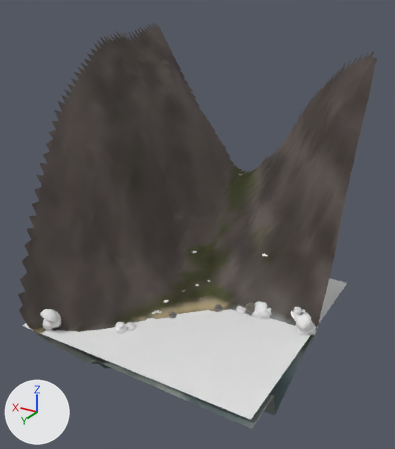
What one commit did to the glTF model eloria-assets/maps/continent-v2/pinebrow/client/chunks/08_10/world.glb.
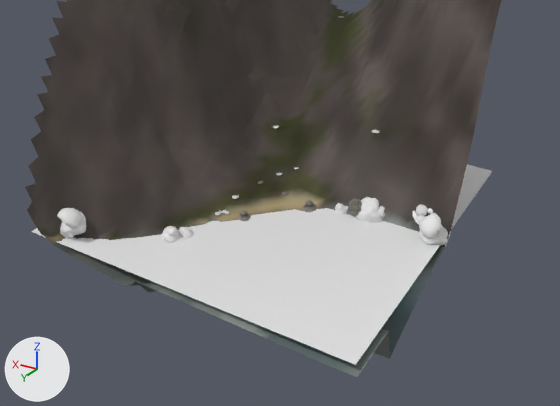
The first picture shows the older version from a 50 mm camera at (-243.6, 177.6, 117.2) aimed at (-146.8, 16.3, 36.5). The close-ups show the older and then the newer version on the part from 0% to 100% of the width and 36% to 100% of the height of that picture. Only the edits that show in the close-ups are written down. Lighting does not change. The marker at lower left points along +X, +Y and +Z. Where no turn or scale is listed for an object, it has been applied to the vertices.

The older version as bpy lines, for what is in view:
```python
ob_kit_coastal_boulders_1 = bpy.data.objects.new('kit-coastal-boulders-1', me_mesh_7)
ob_kit_coastal_boulders_1.parent = ob_authored_sw_isle_kit_coastal_boulders_1_011
ob_kit_coastal_boulders_1.location = (0.0, 0.0, 0.0)
ob_kit_coastal_boulders_1_001 = bpy.data.objects.new('kit-coastal-boulders-1.001', me_mesh_7)
ob_kit_coastal_boulders_1_001.parent = ob_authored_sw_isle_kit_coastal_boulders_1_012
ob_kit_coastal_boulders_1_001.location = (0.0, 0.0, 0.0)
ob_kit_coastal_boulders_1_002 = bpy.data.objects.new('kit-coastal-boulders-1.002', me_mesh_7)
ob_kit_coastal_boulders_1_002.parent = ob_authored_sw_isle_kit_coastal_boulders_1_058
ob_kit_coastal_boulders_1_002.location = (0.0, 0.0, 0.0)
ob_kit_coastal_boulders_3 = bpy.data.objects.new('kit-coastal-boulders-3', me_mesh_8)
ob_kit_coastal_boulders_3.parent = ob_authored_sw_isle_kit_coastal_boulders_3_063
ob_kit_coastal_boulders_3.location = (0.0, 0.0, 0.0)
ob_kit_coastal_boulders_4 = bpy.data.objects.new('kit-coastal-boulders-4', me_mesh_9)
ob_kit_coastal_boulders_4.parent = ob_authored_sw_isle_kit_coastal_boulders_4_046
ob_kit_coastal_boulders_4.location = (0.0, 0.0, 0.0)
ob_kit_coastal_boulders_4_001 = bpy.data.objects.new('kit-coastal-boulders-4.001', me_mesh_9)
ob_kit_coastal_boulders_4_001.parent = ob_authored_sw_isle_kit_coastal_boulders_4_047
ob_kit_coastal_boulders_4_001.location = (0.0, 0.0, 0.0)
ob_kit_coastal_rock_1 = bpy.data.objects.new('kit-coastal-rock-1', me_mesh_10)
ob_kit_coastal_rock_1.parent = ob_authored_sw_isle_kit_coastal_rock_1_067
ob_kit_coastal_rock_1.location = (0.0, 0.0, 0.0)
ob_kit_heather_clump_2 = bpy.data.objects.new('kit-heather-clump-2', me_mesh_0)
ob_kit_heather_clump_2.parent = ob_westhavenroot
ob_kit_heather_clump_2.location = (0.0, 0.0, 0.0)
ob_terrain_pinebrow_08_10 = bpy.data.objects.new('Terrain_pinebrow_08_10', me_terrain_pinebrow_08_10)
ob_terrain_pinebrow_08_10.location = (-734.0, 7931.0, 0.0)
# also in view: 'Water_pinebrow_08_10' at (-144.0, 13.0, 0.0); 'AuthoredGround_pinebrowBase_pinebrow_08_10' at (-144.0, 13.0, 46.3)
```
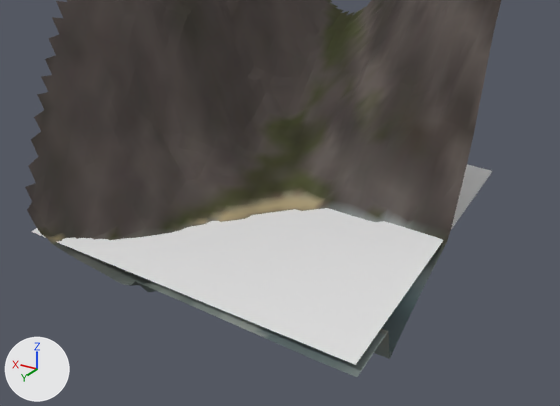
Location of each change, (x1, y1, x2, y2) in pixels of the close-ups (560 x 406 px):
'kit-coastal-boulders-4.001', no longer drawn
    before: (419, 213, 451, 246)
'kit-coastal-boulders-4', no longer drawn
    before: (57, 208, 86, 239)
'kit-coastal-rock-1', no longer drawn
    before: (356, 197, 385, 223)
'kit-coastal-boulders-3', no longer drawn
    before: (160, 226, 181, 242)
'kit-coastal-rock-3', no longer drawn
    before: (412, 205, 433, 225)
'kit-coastal-boulders-1.002', no longer drawn
    before: (349, 199, 362, 217)
'kit-coastal-rock-2', no longer drawn
    before: (178, 227, 194, 239)
'kit-coastal-boulders-1.001', no longer drawn
    before: (303, 200, 317, 212)
'kit-coastal-rock-2.001', no longer drawn
    before: (335, 203, 348, 214)
'kit-coastal-boulders-1', no longer drawn
    before: (238, 211, 251, 221)
'kit-heather-clump-2', no longer drawn
    before: (215, 210, 229, 215)

The edits, one by one:
Object 'kit-heather-clump-2' (ob_kit_heather_clump_2) now shows nothing instead of me_mesh_0.
Object 'kit-coastal-boulders-1' (ob_kit_coastal_boulders_1) now shows nothing instead of me_mesh_7.
Object 'kit-coastal-boulders-1.001' (ob_kit_coastal_boulders_1_001) now shows nothing instead of me_mesh_7.
Object 'kit-coastal-boulders-1.002' (ob_kit_coastal_boulders_1_002) now shows nothing instead of me_mesh_7.
Object 'kit-coastal-boulders-3' (ob_kit_coastal_boulders_3) now shows nothing instead of me_mesh_8.
Object 'kit-coastal-boulders-4' (ob_kit_coastal_boulders_4) now shows nothing instead of me_mesh_9.
Object 'kit-coastal-boulders-4.001' (ob_kit_coastal_boulders_4_001) now shows nothing instead of me_mesh_9.
Object 'kit-coastal-rock-1' (ob_kit_coastal_rock_1) now shows nothing instead of me_mesh_10.
Object 'kit-coastal-rock-2' (ob_kit_coastal_rock_2) now shows nothing instead of me_mesh_11.
Object 'kit-coastal-rock-2.001' (ob_kit_coastal_rock_2_001) now shows nothing instead of me_mesh_11.
Object 'kit-coastal-rock-3' (ob_kit_coastal_rock_3) now shows nothing instead of me_mesh_12.
